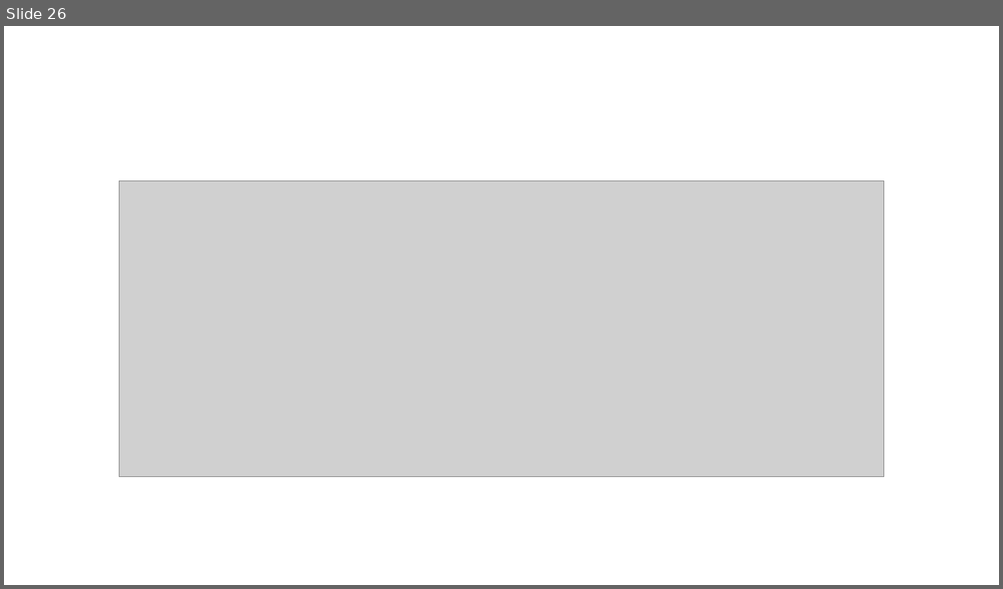
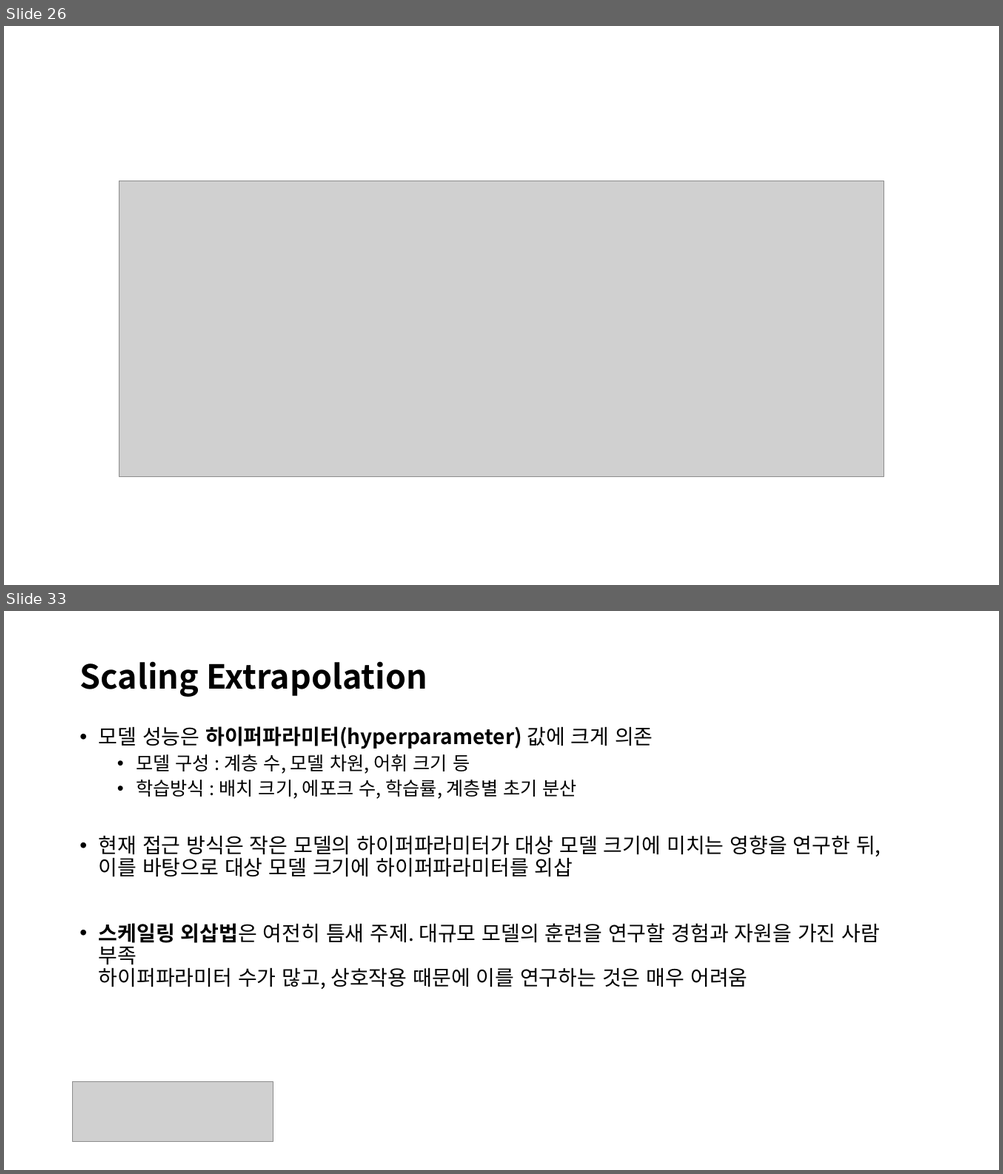
Before and after one commit to restful3/ds4th_study, a slide deck: source/AI_Engineering/Ch02_Ch02_Understanding_Foundation_Models_jeong.pptx. Shown one above the other, each under a label of ours: slide 26 before the commit, slides 26 and 33 after it; the slides between them are not shown. The pictures are 1003x589 and 1003x1174 pixels, drawn with LibreOffice and Linux fonts; fonts in the diff are those of the drawing; grey boxes stand for pictures. Boxes give left, top, right and bottom in pixels: in the first picture for what was removed or moved away, otherwise in the second. Text is boxed around its words. In the diff, an @@ line names an element or a change of style, - is before the commit and + after.

```diff
--- a/source/AI_Engineering/Ch02_Ch02_Understanding_Foundation_Models_jeong.pptx
+++ b/source/AI_Engineering/Ch02_Ch02_Understanding_Foundation_Models_jeong.pptx
@@ slide 33 added at (x1=4, y1=611, x2=999, y2=1170), background #FFFFFF @@
@@ title added at (x1=79, y1=661, x2=427, y2=697), 32 pt, text #000000, bold @@
+Scaling Extrapolation
@@ text added at (x1=99, y1=726, x2=881, y2=989), 20 pt, text #000000 @@
+• 모델 성능은 하이퍼파라미터(hyperparameter) 값에 크게 의존
+  • 모델 구성 : 계층 수, 모델 차원, 어휘 크기 등
+  • 학습방식 : 배치 크기, 에포크 수, 학습률, 계층별 초기 분산
+• 현재 접근 방식은 작은 모델의 하이퍼파라미터가 대상 모델 크기에 미치는 영향을 연구한 뒤,
+  이를 바탕으로 대상 모델 크기에 하이퍼파라미터를 외삽
+• 스케일링 외삽법은 여전히 틈새 주제. 대규모 모델의 훈련을 연구할 경험과 자원을 가진 사람 부족
+  하이퍼파라미터 수가 많고, 상호작용 때문에 이를 연구하는 것은 매우 어려움
@@ picture added at (x1=73, y1=1082, x2=273, y2=1142) @@
```
Also in this commit, not shown: 8 slides changed, 24 other slides added, 1 slide removed, 1 other file.
